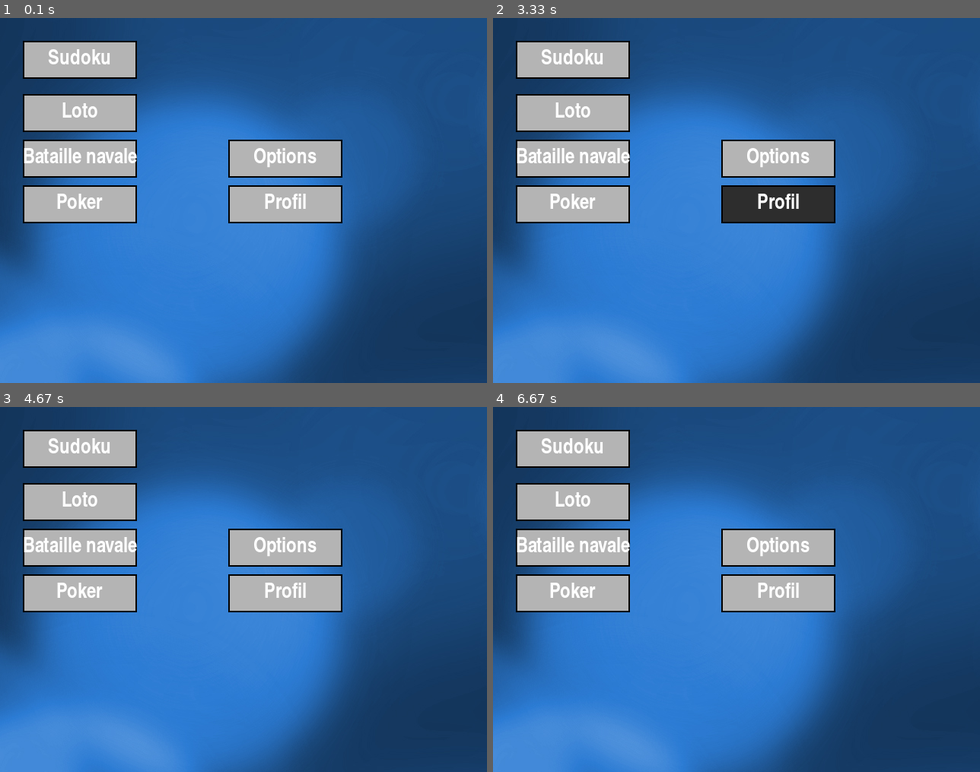
Above: before the commit, frames 1-4 (two rows, left to right).
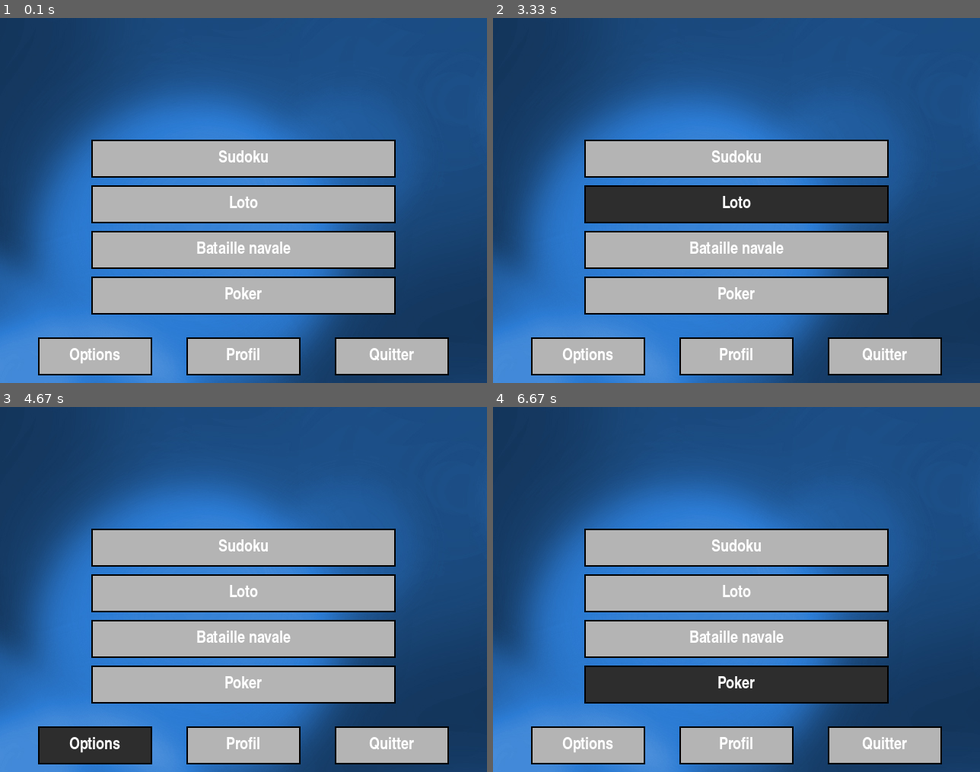
Above: after the commit, the same moments.

Repository: erwandemerville/4Games
Game: pygame game, started from src/main.py
Two runs of this game, one before a commit and one after it. Both use one fixed random seed, a clock stepped at 60 frames per second and the inputs below.
Inputs (mouse positions are in pixels of both pictures, inside the frame that each line leads up to):
- Up to frame 1 (0.1 s): no input
- Up to frame 2 (3.33 s): press the mouse at (619, 204) at 0.37 s; move the mouse to (702, 240) at 0.47 s; release the mouse at (785, 280) at 0.6 s; click (585, 284) at 0.77 s; click (736, 244) at 1.58 s; press the mouse at (736, 244) at 1.87 s; move the mouse to (819, 269) at 1.97 s; release the mouse at (906, 295) at 2.1 s; click (775, 222) at 3.22 s
- Up to frame 3 (4.67 s): click (292, 454) at 3.55 s; press the mouse at (292, 454) at 3.87 s; move the mouse to (204, 538) at 3.97 s; release the mouse at (116, 626) at 4.1 s; press the mouse at (292, 454) at 4.2 s; move the mouse to (287, 494) at 4.3 s; release the mouse at (277, 531) at 4.43 s; press the mouse at (97, 746) at 4.53 s; move the mouse to (150, 633) at 4.63 s
- Up to frame 4 (6.67 s): release the mouse at (702, 520) at 4.77 s; press the mouse at (590, 746) at 4.87 s; move the mouse to (707, 669) at 4.97 s; release the mouse at (824, 596) at 5.1 s; press the mouse at (590, 746) at 5.53 s; move the mouse to (682, 651) at 5.63 s; release the mouse at (780, 556) at 5.77 s; press the mouse at (809, 746) at 5.87 s; move the mouse to (760, 713) at 5.97 s; release the mouse at (712, 684) at 6.1 s; press the mouse at (809, 746) at 6.2 s; move the mouse to (843, 647) at 6.3 s; release the mouse at (882, 553) at 6.43 s; press the mouse at (614, 684) at 6.53 s; move the mouse to (692, 611) at 6.63 s

The runs differ from the first frame. In frame 1, 35% of the frame differs, in the area x 4-93%, y 6-98%; in frame 2, 36%; in frame 3, 35%; in frame 4, 35%.

Commit message:
Déplacement de la classe Data dans module a part, new placement du menu

Diff:
--- /dev/null
+++ b/src/Data/__init__.py
@@ -0,0 +1,44 @@
+import pygame
+from pygame.locals import *
+
+class Data:
+
+        def __init__(self, frame):
+            # Cette variable représente les différents états dans lequel le jeu peut se trouver.
+            #
+            # 0 - Menu principal
+            # 1 - options
+            # 2 - demande si on reprend la grille du Sudoku
+            # 3 - choix du niveau de difficulté au Sudoku (peut être généralisé si tout les mini-jeux possèdent exactement 3 niveaux de difficulté)
+            # 4 - En partie de Sudoku
+            # 5 - Gain/Perte de la partie du Sudoku
+            #
+            self.etat = 0
+
+            # Cette variable représente la partie au cas ou on en aurait besoin.
+            self.partie = None;
+
+            # Ces variables permettent d'activer et désactiver le son/musique
+            self.sound_active = True;
+            self.music_active = True;
+
+        # Fonction setEtat(e)
+        #
+        # e : le nouvel état du jeu
+        #
+        def setEtat(self, e):
+            self.etat = e
+
+        # Fonction setSound(e)
+        #
+        # e : boolean pour activer ou non les sons
+        #
+        def setSound(self,e):
+            self.sound_active = e
+
+        # Fonction setSound(e)
+        #
+        # e : boolean pour activer ou non les sons
+        #
+        def setMusic(self,e):
+            self.music_active = e
--- /dev/null
+++ b/src/SubMenu/__init__.py
@@ -0,0 +1,25 @@
+import pygame
+from pygame.locals import *
+from abc import ABC, abstractmethod
+
+class Menu_G(ABC):
+
+    def __init__(self,data):
+        # Constructeur prenant la classe Data définie dans le main.py
+
+        self.data = data
+
+    @abstractmethod
+    def draw(self):
+        # Permet d'afficher le menu
+        pass
+
+
+class Menu_Optn(Menu_G):
+
+    def __init__(self,data):
+        # Constructeur prenant la classe Data définie dans le main.py
+        super().__init__(data)
+
+    def draw(self):
+        print("héhé")
--- a/src/main.py
+++ b/src/main.py
@@ -1,7 +1,9 @@
 import pygame
 from pygame.locals import *
 import Sudoku
+import Data as da
 import UiPygame as ui
+import SubMenu as sb
 import os,sys
 
 try:
@@ -11,44 +13,21 @@
     fond = pygame.image.load(os.path.join(os.path.dirname(os.path.abspath(__file__)), "assets", "background_menu.jpg")).convert()
     frame.blit(fond, (0,0))
 
-    class Data:
-
-        def __init__(self, frame):
-            # Cette variable représente les différents états dans lequel le jeu peut se trouver.
-            #
-            # 0 - Menu principal
-            # 1 - options
-            # 2 - demande si on reprend la grille du Sudoku
-            # 3 - choix du niveau de difficulté au Sudoku (peut être généralisé si tout les mini-jeux possèdent exactement 3 niveaux de difficulté)
-            # 4 - En partie de Sudoku
-            # 5 - Gain/Perte de la partie du Sudoku
-            #
-            self.etat = 0
-
-            # Cette variable représente la partie au cas ou on en aurait besoin.
-            self.partie = None;
-
-        # Fonction setEtat(e)
-        #
-        # e : le nouvel état du jeu
-        #
-        def setEtat(self, e):
-            self.etat = e
-
-    data = Data(frame)
-    police = pygame.font.SysFont('Impact',25)
+    data = da.Data(frame)
+    police = pygame.font.SysFont('Impact',20)
     color_boutons = (180,180,180)
     color_boutons_change = (45,45,45)
 
     boutons = []
-    boutons.append(ui.Bouton(30,30,150,50,2,color_boutons_change,"Sudoku",color_boutons,police,(255,255,255)))
-    boutons.append(ui.Bouton(30,100,150,50,2,color_boutons_change,"Loto",color_boutons,police,(255,255,255)))
-    boutons.append(ui.Bouton(30,160,150,50,2,color_boutons_change,"Bataille navale",color_boutons,police,(255,255,255)))
-    boutons.append(ui.Bouton(30,220,150,50,2,color_boutons_change,"Poker",color_boutons,police,(255,255,255)))
+    color_f = (255,255,255);width_b = 400;x_btn = (frame.get_width()/2) - (width_b/2);y_btn_start = 160
+    boutons.append(ui.Bouton(x_btn,y_btn_start,width_b,50,2,color_boutons_change,"Sudoku",color_boutons,police,color_f))
+    boutons.append(ui.Bouton(x_btn,y_btn_start+60,width_b,50,2,color_boutons_change,"Loto",color_boutons,police,color_f))
+    boutons.append(ui.Bouton(x_btn,y_btn_start+120,width_b,50,2,color_boutons_change,"Bataille navale",color_boutons,police,color_f))
+    boutons.append(ui.Bouton(x_btn,y_btn_start+180,width_b,50,2,color_boutons_change,"Poker",color_boutons,police,color_f))
 
-    boutons.append(ui.Bouton(300,160,150,50,2,color_boutons_change,"Options",color_boutons,police,(255,255,255)))
-    boutons.append(ui.Bouton(300,220,150,50,2,color_boutons_change,"Profil",color_boutons,police,(255,255,255)))
-
+    boutons.append(ui.Bouton(50,frame.get_height()-60,150,50,2,color_boutons_change,"Options",color_boutons,police,color_f))
+    boutons.append(ui.Bouton((frame.get_width()/2)-(150/2),frame.get_height()-60,150,50,2,color_boutons_change,"Profil",color_boutons,police,color_f))
+    boutons.append(ui.Bouton(frame.get_width()-200,frame.get_height()-60,150,50,2,color_boutons_change,"Quitter",color_boutons,police,color_f))
 
     for i in boutons:
         i.draw(frame)
@@ -59,8 +38,10 @@
     while(not(fin)):
         for event in pygame.event.get():
             if(event.type == QUIT):
+                # En cas d'appui sur la croix
                 fin = True
             elif(event.type == MOUSEBUTTONDOWN):
+                # Quand un clic est effectué
                 if (data.etat == 0):
                     if(boutons[0].isCursorInRange()):
                         data.partie = Sudoku.PartieG(frame, boutons, data)
@@ -74,6 +55,8 @@
                         print("Lancement des options")
                     elif(boutons[5].isCursorInRange()):
                         print("Lancement du profil")
+                    elif(boutons[6].isCursorInRange()):
+                        fin = True
                 elif (data.etat == 1):
                     print("OPTIONS")
                 elif (data.etat == 2):
@@ -100,6 +83,7 @@
                     data.partie.grille_jeu.selectCase(pos[0], pos[1])
                     data.partie.draw(frame)
             elif (event.type == MOUSEMOTION):
+                # Quand la souris est en mouvement
                 if (data.etat == 4):
                     pos = pygame.mouse.get_pos()
                     data.partie.grille_jeu.hoverCase(pos[0], pos[1])
